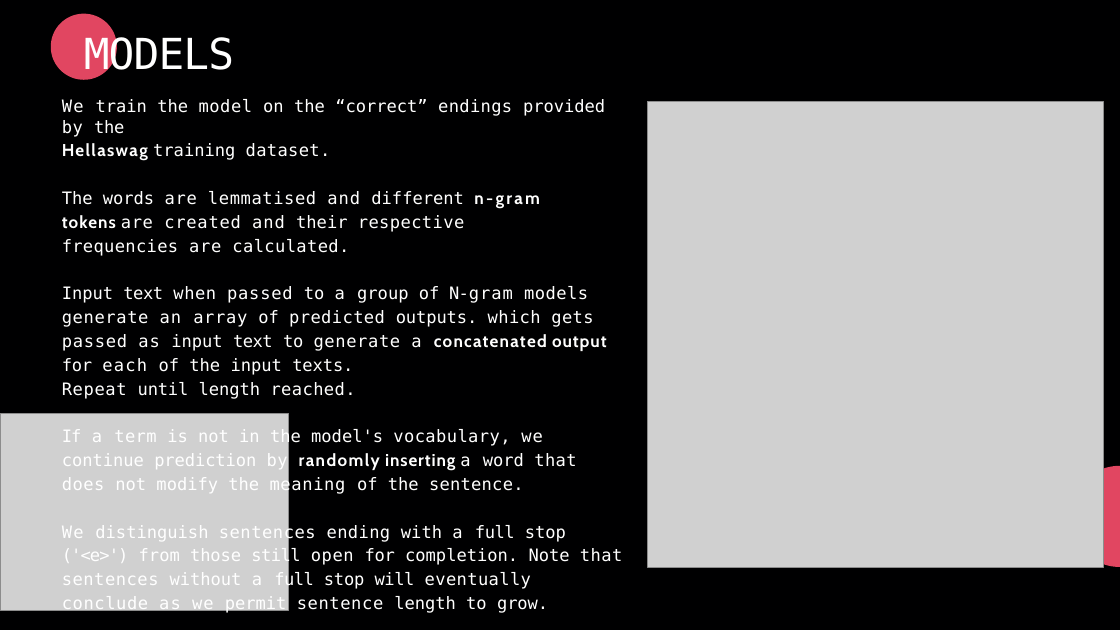
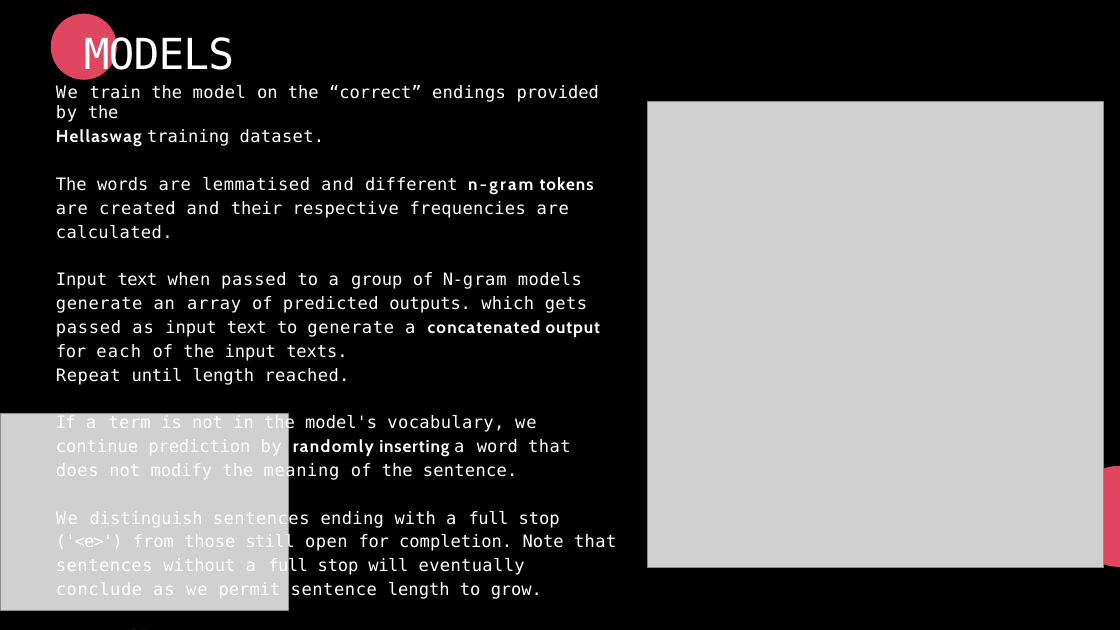
Before and after one commit to AdityaGhosh1008/Auto_complete_using_multi_N_grams, a slide deck: slide 7 of ML_Project_23.pptx. Drawn at 1120x630 pixels with LibreOffice and Linux fonts; fonts in the diff are those of the drawing; grey boxes stand for pictures; background and template pictures are left out. Boxes give left, top, right and bottom in pixels: in the first picture for what was removed or moved away, otherwise in the second. Text is boxed around its words. In the diff, an @@ line names an element or a change of style, - is before the commit and + after.

```diff
--- a/ML_Project_23.pptx
+++ b/ML_Project_23.pptx
@@ text "We train the model on ...": place and size @@
-text "We train the model on ..." at <box>62,99,622,614</box>
+text "We train the model on ..." at <box>56,85,616,599</box>
@@ text "We train the model on ..." at <box>56,85,616,599</box>: letter spacing 1.9 to 1.8 pt in "We", "We", "We"; letter spacing 0.5 to 0.4 pt in "endings", "dataset.", "frequencies"; letter spacing -0.2 to -0.3 pt in "the", "to", "until"; letter spacing 1.8 to 1.7 pt in "Hellaswag"; letter spacing 0.8 to 0.7 pt in "are", "when", "open"; letter spacing 0.6 to 0.5 pt in "respective", "predicted gets", "reached.", "vocabulary," and 1 more places; letter spacing -0.8 to -0.9 pt in "N-gram"; letter spacing 0.7 to 0.6 pt in "models", "calculating"; letter spacing 1.6 to 1.5 pt in "each", "each PMI each"; line spacing 1.17 to 1.16 @@
@@ freeform shape at <box>0,426,222,598</box>: outline redrawn @@
```
Also in this commit, not shown: 7 other slides changed, 1 other file.
